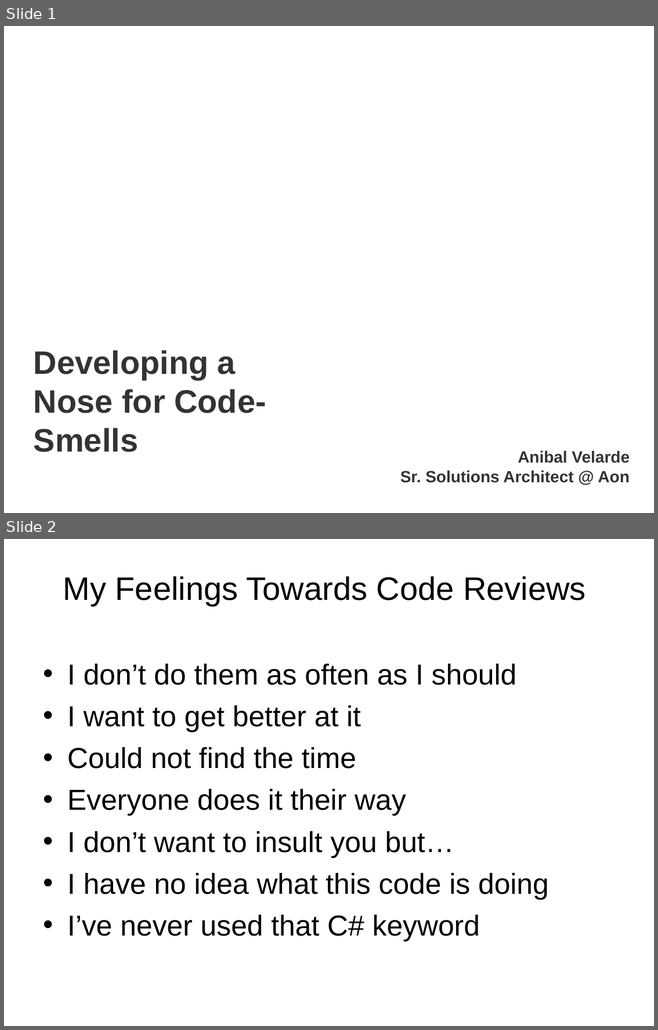
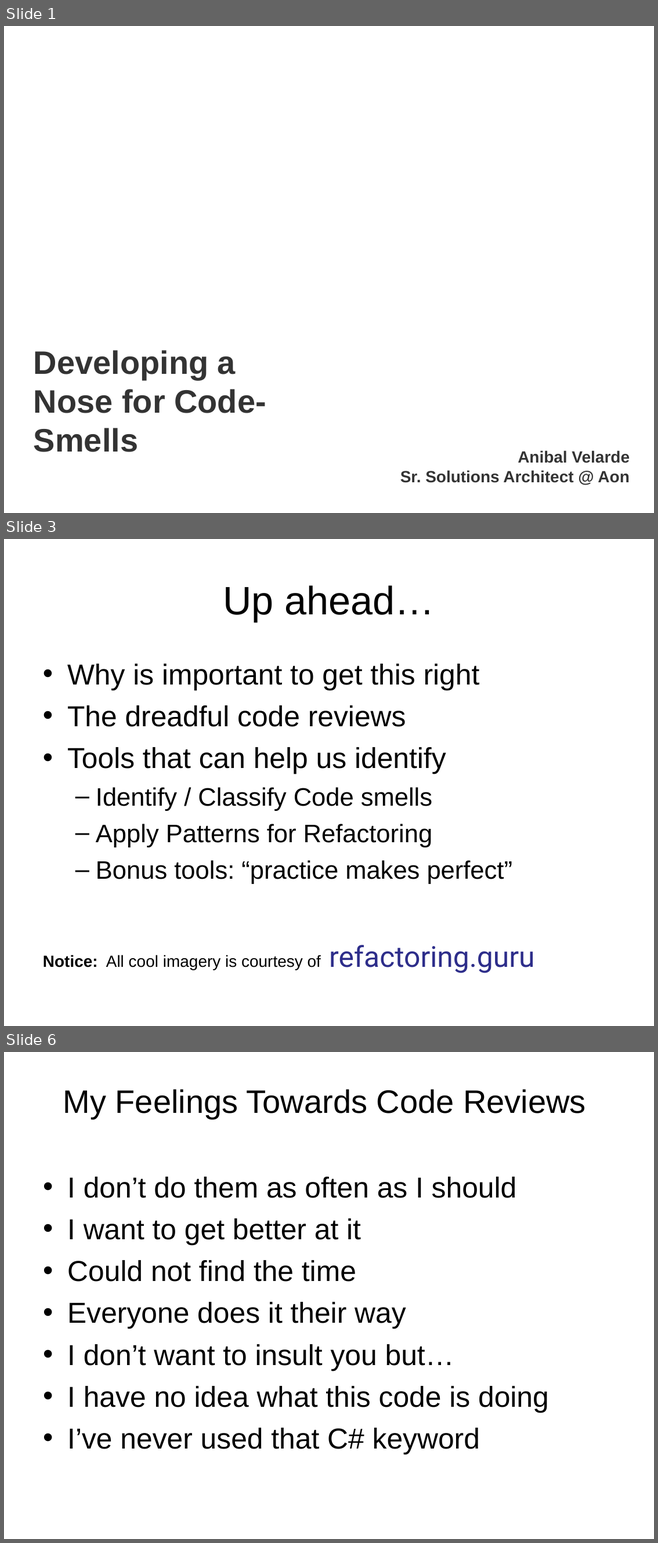
Before and after one commit to anibalvelarde/CodeSmells, a slide deck: DevelopingANoseForCodeSmells.ppt. Shown one above the other, each under a label of ours: slides 1 and 2 before the commit, slides 1, 3 and 6 after it; the slides between them are not shown. The pictures are 658x1030 and 658x1543 pixels, drawn with LibreOffice and Linux fonts; fonts in the diff are those of the drawing; background and template pictures are left out. Boxes give left, top, right and bottom in pixels: in the first picture for what was removed or moved away, otherwise in the second. Text is boxed around its words. In the diff, an @@ line names an element or a change of style, - is before the commit and + after.

```diff
--- a/DevelopingANoseForCodeSmells.ppt
+++ b/DevelopingANoseForCodeSmells.ppt
@@ slide 3 added at [4,539,654,1026], background picture (left out) @@
@@ title added at [223,585,435,622], 44 pt, text #000000 @@
+Up ahead…
@@ text added at [43,664,535,973], 32 pt, text #000000 @@
+• Why is important to get this right
+• The dreadful code reviews
+• Tools that can help us identify
+  – Identify / Classify Code smells
+  – Apply Patterns for Refactoring
+  – Bonus tools: “practice makes perfect”
+Notice: All cool imagery is courtesy of refactoring.guru
@@ what was slide 2 is now slide 6 @@
```
Also in this commit, not shown: 4 slides changed, 14 other slides added, 7 other files.
